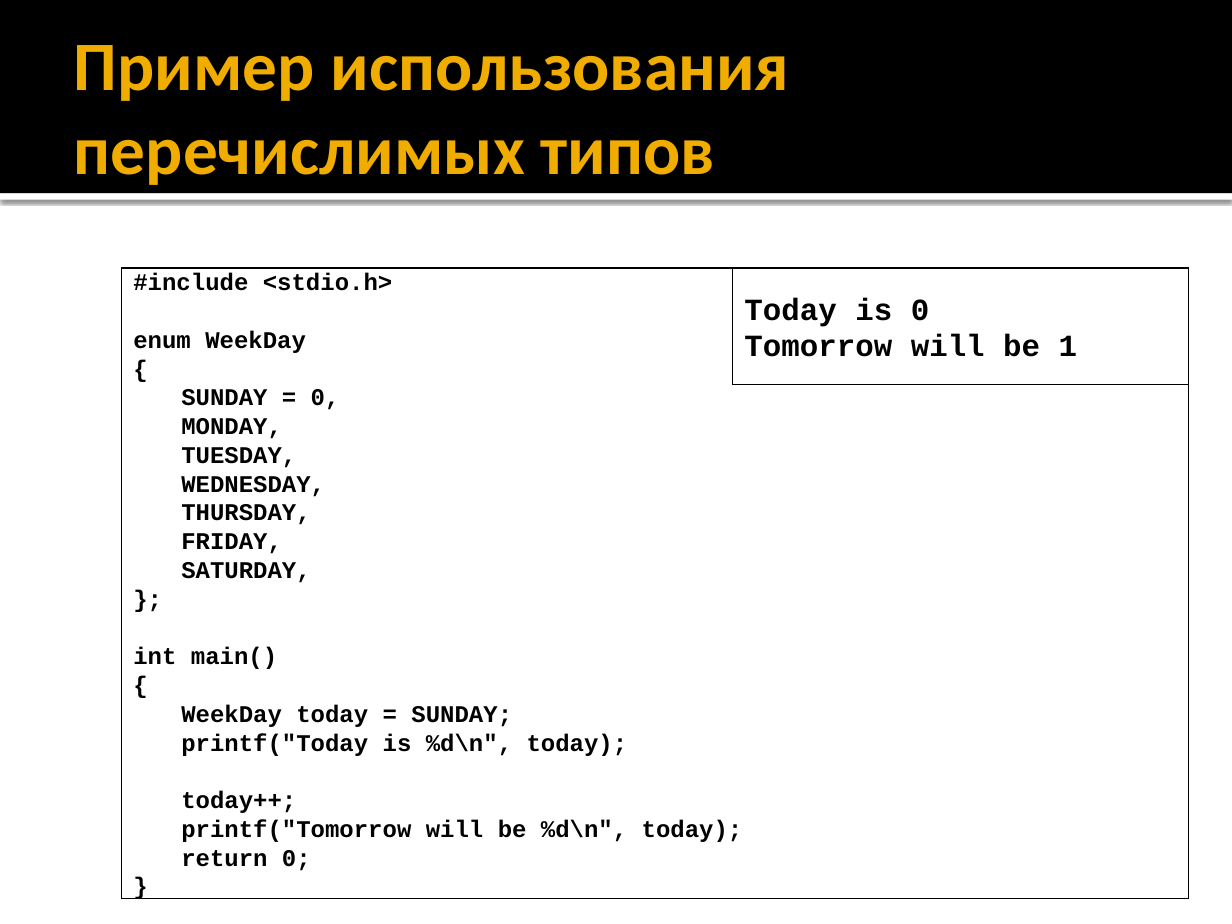
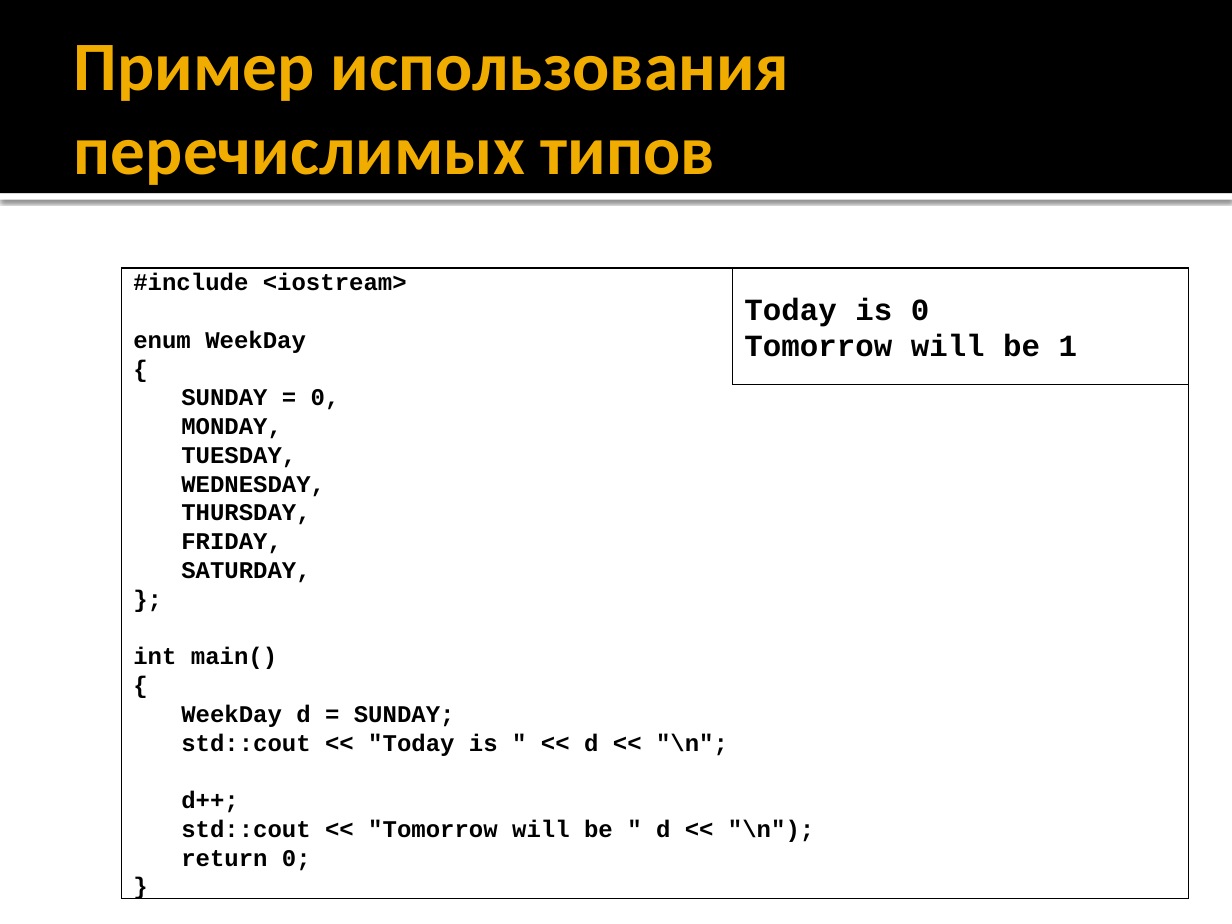
Before and after one commit to alexey-malov/oop, a slide deck: slide 34 of lectures/01/Синтаксис C++.pptx (slide 31 before the commit). Drawn at 1232x924 pixels with LibreOffice and Linux fonts; fonts in the diff are those of the drawing. Boxes give left, top, right and bottom in pixels: in the first picture for what was removed or moved away, otherwise in the second. Text is boxed around its words. In the diff, an @@ line names an element or a change of style, - is before the commit and + after.

```diff
--- a/lectures/01/Синтаксис C++.pptx
+++ b/lectures/01/Синтаксис C++.pptx
@@ text in rectangle at [133, 273, 407, 291]: text changed @@
-#include <stdio.h>
+#include <iostream>
@@ text in rectangle at [181, 704, 814, 842]: text changed @@
-WeekDay today = SUNDAY;
-printf("Today is %d\n", today);
-today++;
-printf("Tomorrow will be %d\n", today);
+WeekDay d = SUNDAY;
+std::cout << "Today is " << d << "\n";
+d++;
+std::cout << "Tomorrow will be " d << "\n");
```
Also in this commit, not shown: 9 other slides changed, 3 slides added.
